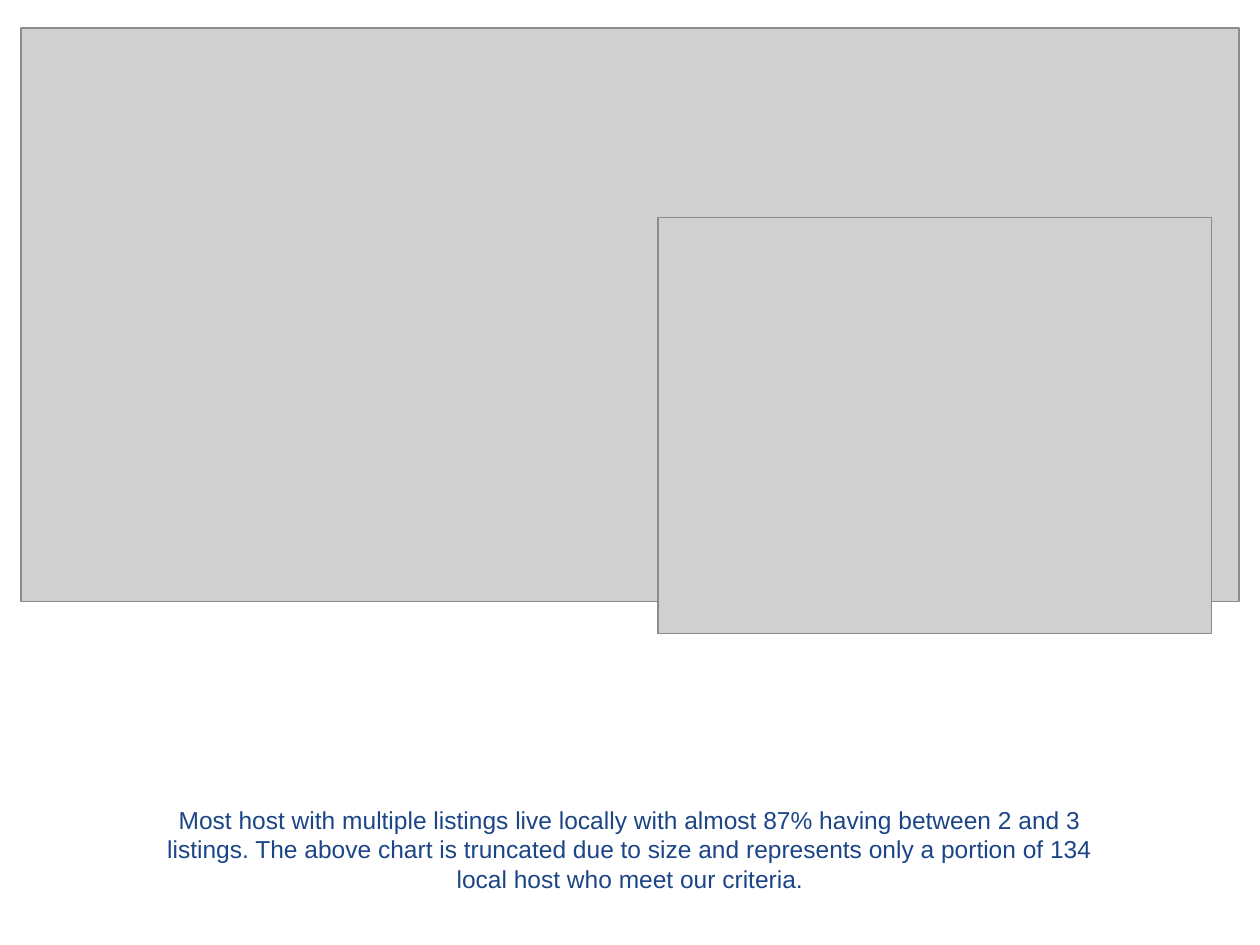
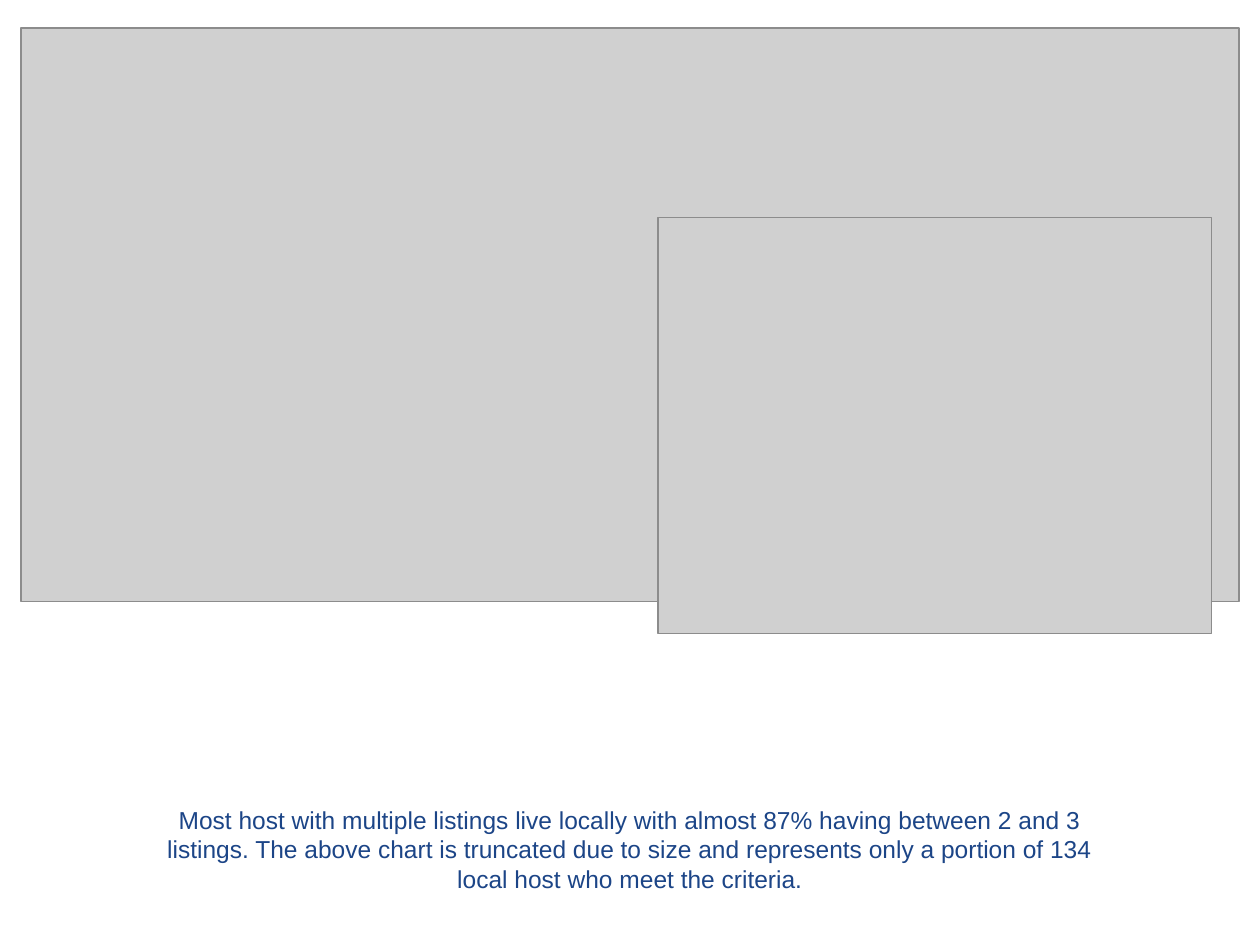
Before and after one commit to Dewalk/capstone2, a slide deck: slide 6 of Capstone2_Asheville_NC.pptx. Drawn at 1260x945 pixels with LibreOffice and Linux fonts; fonts in the diff are those of the drawing; grey boxes stand for pictures. Boxes give left, top, right and bottom in pixels: in the first picture for what was removed or moved away, otherwise in the second. Text is boxed around its words. In the diff, an @@ line names an element or a change of style, - is before the commit and + after.

```diff
--- a/Capstone2_Asheville_NC.pptx
+++ b/Capstone2_Asheville_NC.pptx
@@ text at (167, 811, 1091, 889): text changed @@
-Most host with multiple listings live locally with almost 87% having between 2 and 3 listings. The above chart is truncated due to size and represents only a portion of 134 local host who meet our criteria.
+Most host with multiple listings live locally with almost 87% having between 2 and 3 listings. The above chart is truncated due to size and represents only a portion of 134 local host who meet the criteria.
```
Also in this commit, not shown: 2 other slides changed, 1 slide removed, 3 other files.
